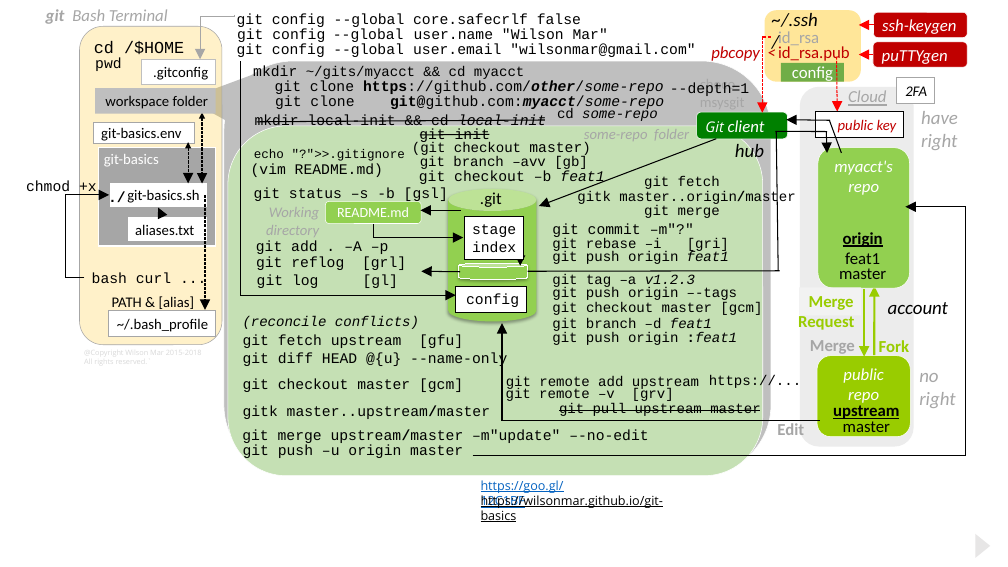
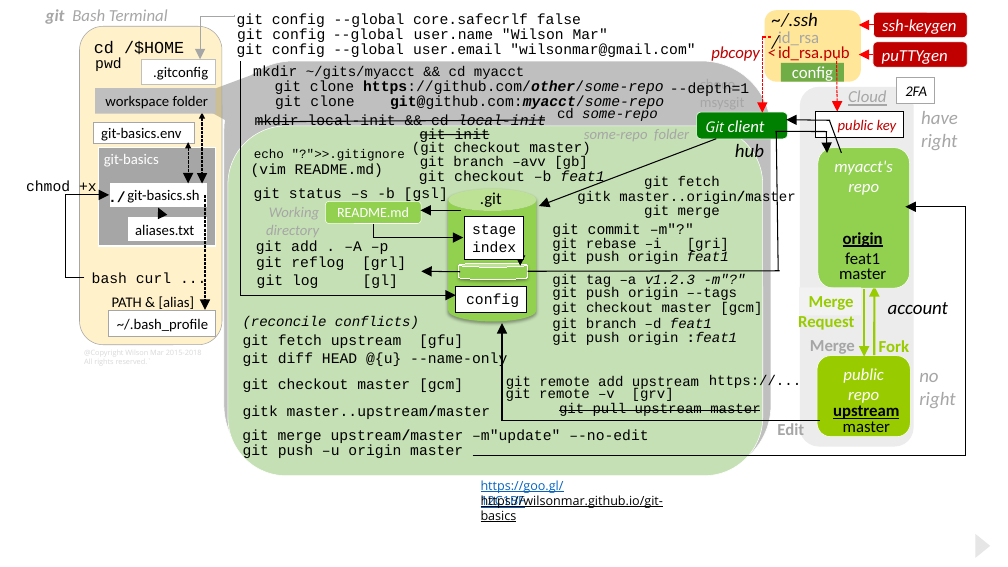
Before and after one commit to wilsonmar/wilsonmar.github.io, a slide deck: slide 32 of images/Git-basics-v09a.pptx (slide 31 before the commit). Drawn at 1008x567 pixels with LibreOffice and Linux fonts; fonts in the diff are those of the drawing. Boxes give left, top, right and bottom in pixels: in the first picture for what was removed or moved away, otherwise in the second. Text is boxed around its words. In the diff, an @@ line names an element or a change of style, - is before the commit and + after.

```diff
--- a/images/Git-basics-v09a.pptx
+++ b/images/Git-basics-v09a.pptx
@@ text at (552, 274, 746, 289): text changed; italic on @@
-git tag –a v1.2.3
+git tag –a v1.2.3 -m"?"
```
Also in this commit, not shown: 1 slide added, 5 other files.
